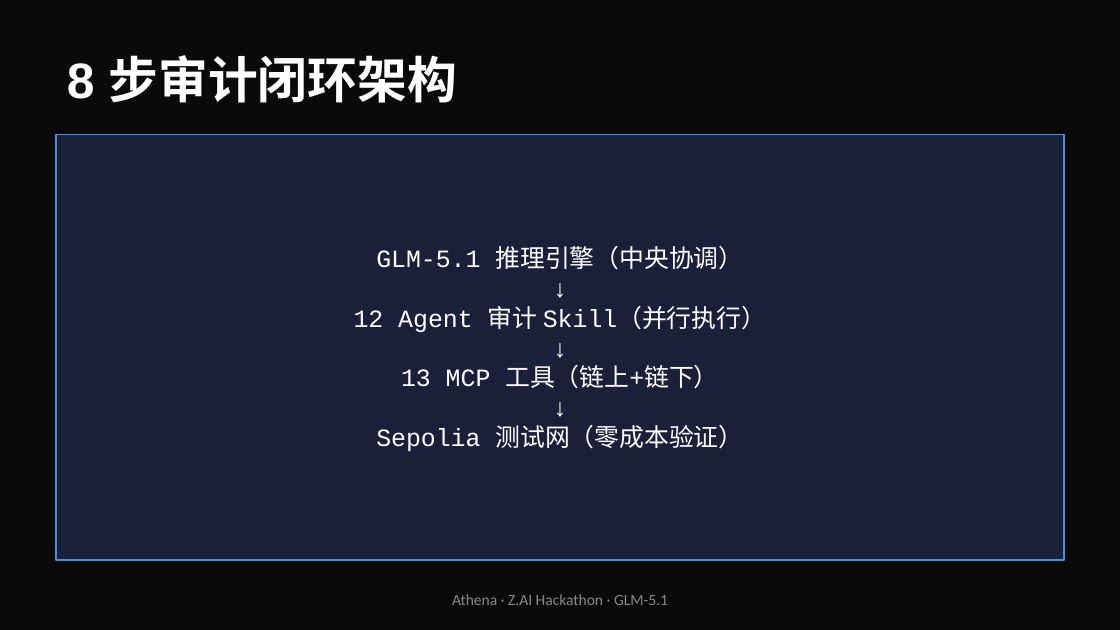
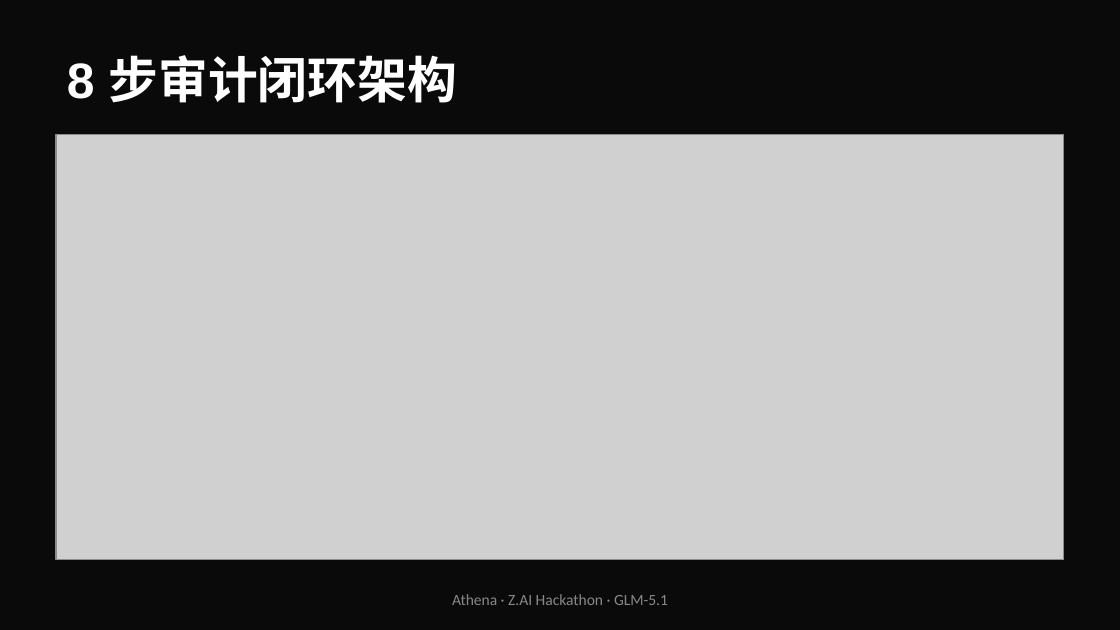
Before and after one commit to tiyadegure/Athena, a slide deck: slide 4 of ppt-assets/Athena-Hackathon.pptx. Drawn at 1120x630 pixels with LibreOffice and Linux fonts; fonts in the diff are those of the drawing; grey boxes stand for pictures. Boxes give left, top, right and bottom in pixels: in the first picture for what was removed or moved away, otherwise in the second. Text is boxed around its words. In the diff, an @@ line names an element or a change of style, - is before the commit and + after.

Commit message:
fix: all 5 SVGs now embedded in PPT (moved slide creation inside async IIFE)
- architecture.svg → Slide 4
- skill-agents.svg → Slide 5
- mcp-tools.svg → Slide 6
- audit-report.svg → Slide 7
- onchain-verification.svg → Slide 7
- 3.1MB PPTX, no more addImage errors

```diff
--- a/ppt-assets/Athena-Hackathon.pptx
+++ b/ppt-assets/Athena-Hackathon.pptx
@@ rectangle removed at (56, 134, 1064, 560) @@
@@ picture added at (56, 134, 1064, 560) @@
@@ text removed at (354, 246, 766, 451) @@
-GLM-5.1 推理引擎（中央协调）
-↓
-12 Agent 审计 Skill（并行执行）
-↓
-13 MCP 工具（链上+链下）
-↓
-Sepolia 测试网（零成本验证）
```
Also in this commit, not shown: 2 other slides changed, 5 other files.
